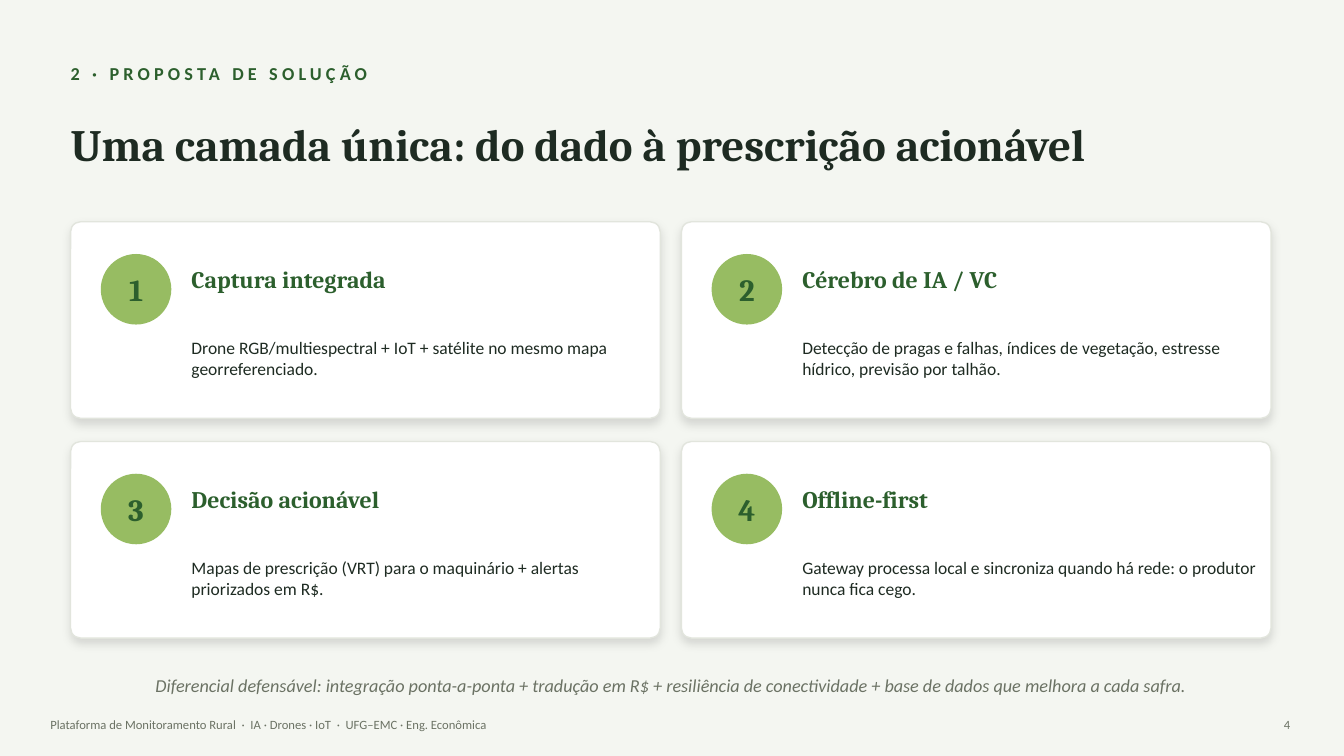
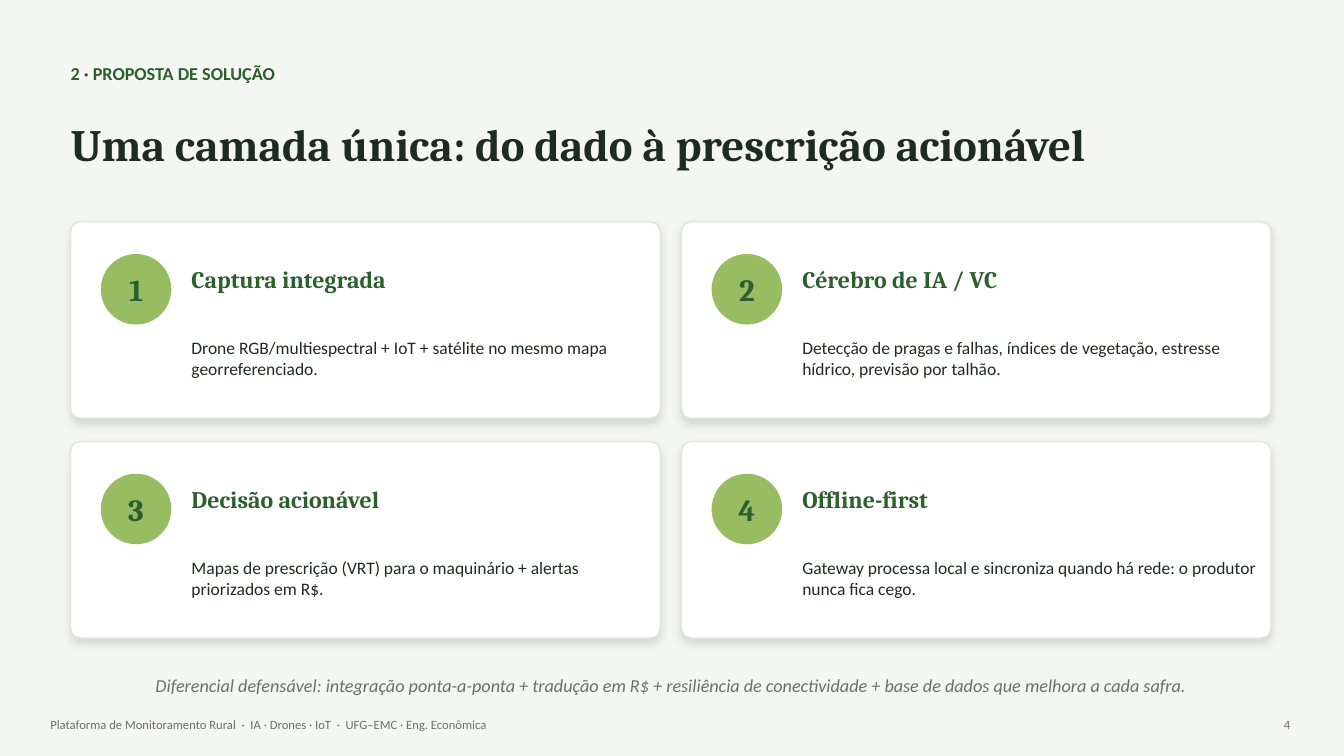
Before and after one commit to higorfs295/eng_eco, a slide deck: slide 4 of docs/apresentação/apresentacao_pitch.pptx. Drawn at 1344x756 pixels with LibreOffice and Linux fonts; fonts in the diff are those of the drawing. Boxes give left, top, right and bottom in pixels: in the first picture for what was removed or moved away, otherwise in the second. Text is boxed around its words. In the diff, an @@ line names an element or a change of style, - is before the commit and + after.

```diff
--- a/docs/apresentação/apresentacao_pitch.pptx
+++ b/docs/apresentação/apresentacao_pitch.pptx
@@ text "2 · PROPOSTA DE SOLUÇÃO" at bbox=[71, 65, 275, 83]: letter spacing 3 to 0 pt @@
```
Also in this commit, not shown: 8 other slides changed, 1 slide added, 4 other files.
